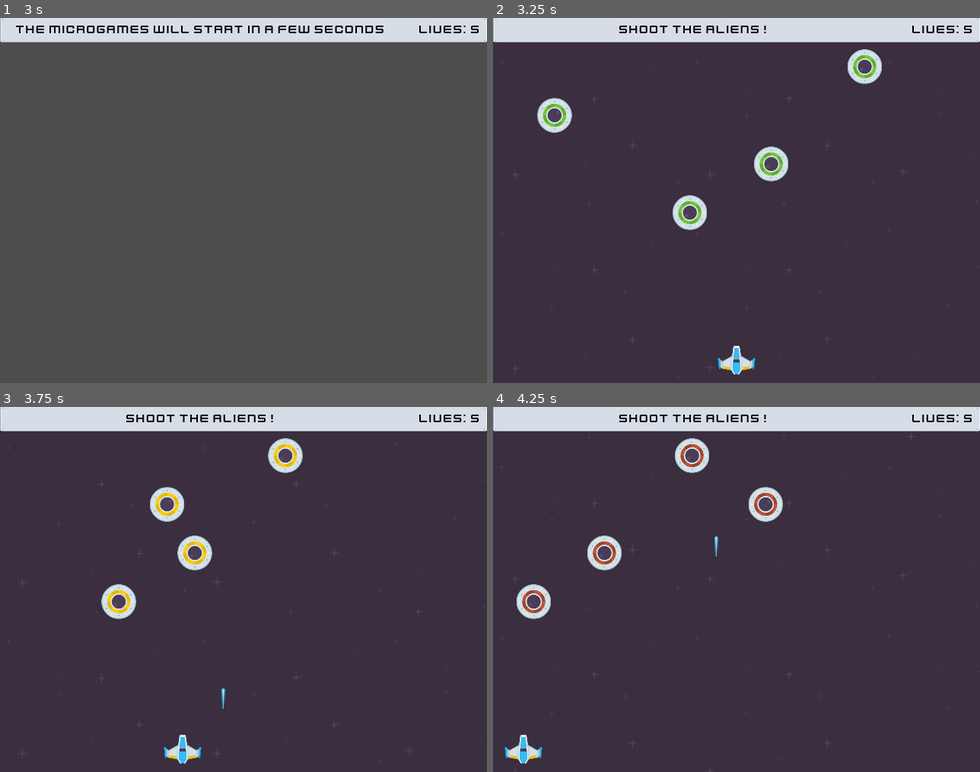
Above: before the commit, frames 1-4 (two rows, left to right).
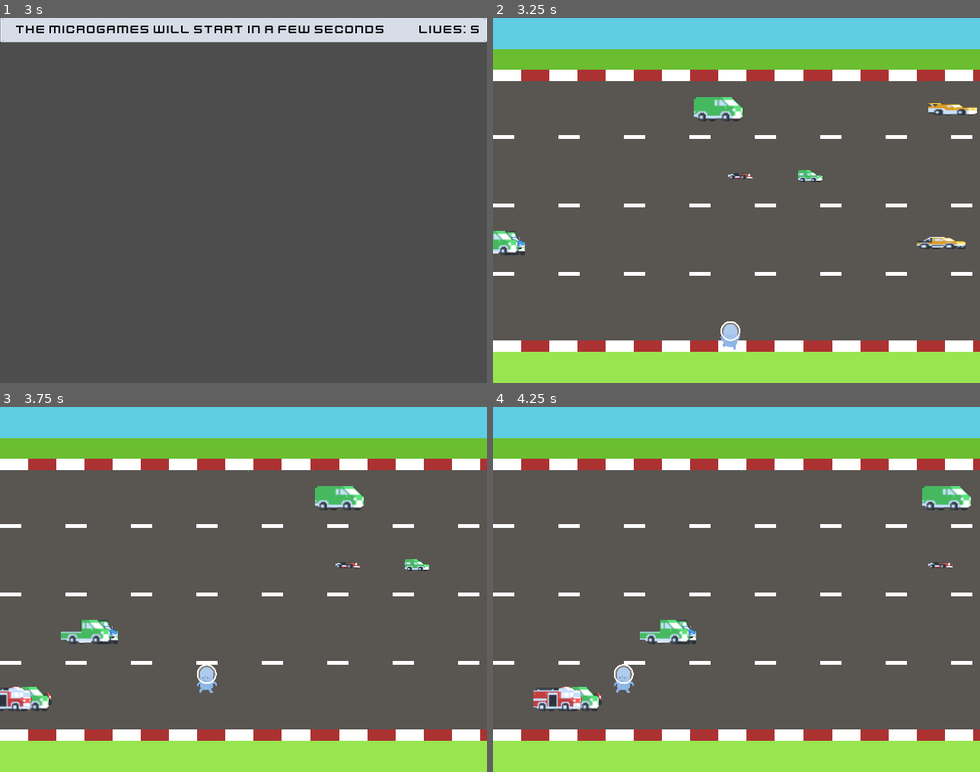
Above: after the commit, the same moments.

Repository: adelagon/godot-microgames-jam
Game: Godot game, scene res://main/main.tscn
Two runs of this game, one before a commit and one after it. Both use one fixed random seed, a clock stepped at 60 frames per second and the inputs below.
Inputs:
- Up to frame 1 (3 s): tap Enter at 0.5, 2 s; hold D (move_right) 0.53-1.28 s; tap Space (button0) at 0.6, 1.25, 1.35, 2.1, 2.75, 2.85 s; hold S (move_down) 1.28-2.03 s; hold D (move_right) 2.03-2.78 s; hold W (move_up) from 2.78 s (still down)
- Up to frame 2 (3.25 s): keep holding W (move_up)
- Up to frame 3 (3.75 s): release W (move_up) at 3.53 s; hold A (move_left) from 3.53 s (still down); tap Space (button0) at 3.6 s
- Up to frame 4 (4.25 s): keep holding A (move_left)

Frame 1 is identical in both runs. In frame 2, 100% of the frame differs, in the area x 0-100%, y 0-100%; in frame 3, 100%; in frame 4, 100%.

Commit message:
Cross the road feature complete
- Finished Game 2 "Cross the road"
- Implement GameOver timers, Win/Loss SFX
- There is now two types of games: timed/non-timed

Diff:
--- /dev/null
+++ b/games/cross_the_road/scenes/Game/game.gd
@@ -0,0 +1,44 @@
+extends Node
+
+signal game_finished
+
+const directions = "Cross the road!"
+const timed = false
+
+var player_won = false
+var game_ended = false
+
+
+func new_game():
+	$Highway.connect("player_crossed", _on_player_crossed)
+	$Player.position = $StartPosition.position
+	$Player.connect("player_hit", _on_player_hit)
+
+
+func game_over():
+	if not player_won:
+		if not game_ended:
+			$LostSFX.play()
+	else:
+		player_won = true
+		$WonSFX.play()
+	if not game_ended:
+		game_finished.emit(self.get_instance_id())
+		game_ended = true
+
+
+func _ready():
+	new_game()
+
+
+func _process(delta):
+	pass
+
+
+func _on_player_crossed():
+	player_won = true
+	game_over()
+
+
+func _on_player_hit():
+	game_over()
--- /dev/null
+++ b/games/cross_the_road/scenes/Game/game.tscn
@@ -0,0 +1,23 @@
+[gd_scene load_steps=6 format=3 uid="uid://cgwl1mor2x436"]
+
+[ext_resource type="PackedScene" uid="uid://mypvp50b6qd1" path="res://games/cross_the_road/scenes/Highway/highway.tscn" id="1_21tu0"]
+[ext_resource type="Script" path="res://games/cross_the_road/scenes/Game/game.gd" id="1_ojd31"]
+[ext_resource type="PackedScene" uid="uid://hkl8rj8xt3ng" path="res://games/cross_the_road/scenes/Player/player.tscn" id="3_mfc2j"]
+[ext_resource type="AudioStream" uid="uid://wlvwocgkwpig" path="res://games/cross_the_road/assets/sounds/lost.ogg" id="4_vo273"]
+[ext_resource type="AudioStream" uid="uid://cm6gq7l5lhu51" path="res://games/cross_the_road/assets/sounds/won.ogg" id="5_ifulc"]
+
+[node name="Game" type="Node"]
+script = ExtResource("1_ojd31")
+
+[node name="Highway" parent="." instance=ExtResource("1_21tu0")]
+
+[node name="Player" parent="." instance=ExtResource("3_mfc2j")]
+
+[node name="StartPosition" type="Marker2D" parent="."]
+position = Vector2(312, 464)
+
+[node name="LostSFX" type="AudioStreamPlayer2D" parent="."]
+stream = ExtResource("4_vo273")
+
+[node name="WonSFX" type="AudioStreamPlayer2D" parent="."]
+stream = ExtResource("5_ifulc")
--- /dev/null
+++ b/games/cross_the_road/scenes/Highway/highway.gd
@@ -0,0 +1,72 @@
+extends TextureRect
+
+@export var vehicle_scene: PackedScene
+var vehicle_speed = 150
+var max_vehicles_on_screen = 10
+var vehicle_textures = []
+var vehicles = []
+
+var rng = RandomNumberGenerator.new()
+
+signal player_crossed
+
+
+func load_vehicle_textures() -> void:
+	for file_name in DirAccess.get_files_at("res://games/cross_the_road/assets/sprites/vehicles/"):
+		if file_name.get_extension() == "import":
+			var fn = file_name.replace(".import", "")
+			var image = Image.load_from_file("res://games/cross_the_road/assets/sprites/vehicles/" + fn)
+			image.resize_to_po2()
+			vehicle_textures.append(ImageTexture.create_from_image(image))
+
+
+func create_vehicle(path: Path2D, randomize_progress: bool = false):
+	var vehicle = vehicle_scene.instantiate()
+	if path.name == "Path1":
+		vehicle.speed = vehicle_speed * 2.0
+	elif path.name == "Path2":
+		vehicle.speed = vehicle_speed * 1.75
+	elif path.name == "Path3":
+		vehicle.speed = vehicle_speed * 1.50
+	else:
+		vehicle.speed = vehicle_speed
+	vehicle.texture = vehicle_textures.pick_random()
+	vehicle.randomize_progress = randomize_progress
+	var path_follow = PathFollow2D.new()
+	path.add_child(path_follow)
+	path_follow.add_child(vehicle)
+	vehicle.path_follow = path_follow
+	vehicle.connect("vehicle_passed", _on_vehicle_passed)
+	return vehicle
+
+
+func get_random_path() -> Path2D:
+	return self.get_children().filter(func(n):
+		return n is Path2D).pick_random()
+
+
+func fill_highway(initial: bool = false) -> void:
+	var num_vehicles_needed = max_vehicles_on_screen - len(vehicles)
+	for n in range(num_vehicles_needed):
+		var path = get_random_path()
+		var vehicle = create_vehicle(path, initial)
+		vehicles.append(vehicle)
+
+
+func _ready():
+	load_vehicle_textures()
+	fill_highway(true)
+
+
+func _on_vehicle_passed(vehicle: Area2D):
+	vehicle.get_parent().queue_free()
+	vehicles.erase(vehicle)
+
+
+# Called every frame. 'delta' is the elapsed time since the previous frame.
+func _process(delta):
+	fill_highway()
+
+
+func _on_finish_line_area_entered(area):
+	player_crossed.emit()
--- /dev/null
+++ b/games/cross_the_road/scenes/Highway/highway.tscn
@@ -0,0 +1,64 @@
+[gd_scene load_steps=10 format=3 uid="uid://mypvp50b6qd1"]
+
+[ext_resource type="Texture2D" uid="uid://b5l5qp0xbo5s6" path="res://games/cross_the_road/assets/sprites/Highway.png" id="1_w0keg"]
+[ext_resource type="Script" path="res://games/cross_the_road/scenes/Highway/highway.gd" id="2_kn3hd"]
+[ext_resource type="PackedScene" uid="uid://dr86iwwrpd80c" path="res://games/cross_the_road/scenes/Vehicles/vehicle.tscn" id="3_g1qof"]
+[ext_resource type="AudioStream" uid="uid://bxa63jggmdy77" path="res://games/cross_the_road/assets/sounds/traffic.wav" id="4_5eicw"]
+
+[sub_resource type="Curve2D" id="Curve2D_gakok"]
+_data = {
+"points": PackedVector2Array(0, 0, 0, 0, 0, 120, 0, 0, 0, 0, 672, 120)
+}
+point_count = 2
+
+[sub_resource type="Curve2D" id="Curve2D_8652g"]
+_data = {
+"points": PackedVector2Array(0, 0, 0, 0, 0, 208, 0, 0, 0, 0, 672, 208)
+}
+point_count = 2
+
+[sub_resource type="Curve2D" id="Curve2D_mmut6"]
+_data = {
+"points": PackedVector2Array(0, 0, 0, 0, 0, 296, 0, 0, 0, 0, 672, 296)
+}
+point_count = 2
+
+[sub_resource type="Curve2D" id="Curve2D_yenoa"]
+_data = {
+"points": PackedVector2Array(0, 0, 0, 0, 0, 384, 0, 0, 0, 0, 672, 384)
+}
+point_count = 2
+
+[sub_resource type="RectangleShape2D" id="RectangleShape2D_b6mf5"]
+size = Vector2(642, 32)
+
+[node name="Highway" type="TextureRect" groups=["paths"]]
+offset_right = 40.0
+offset_bottom = 40.0
+texture = ExtResource("1_w0keg")
+script = ExtResource("2_kn3hd")
+vehicle_scene = ExtResource("3_g1qof")
+
+[node name="Path1" type="Path2D" parent="."]
+curve = SubResource("Curve2D_gakok")
+
+[node name="Path2" type="Path2D" parent="."]
+curve = SubResource("Curve2D_8652g")
+
+[node name="Path3" type="Path2D" parent="."]
+curve = SubResource("Curve2D_mmut6")
+
+[node name="Path4" type="Path2D" parent="."]
+curve = SubResource("Curve2D_yenoa")
+
+[node name="TrafficSFX" type="AudioStreamPlayer" parent="."]
+stream = ExtResource("4_5eicw")
+autoplay = true
+
+[node name="FinishLine" type="Area2D" parent="."]
+
+[node name="CollisionShape2D" type="CollisionShape2D" parent="FinishLine"]
+position = Vector2(320, 24)
+shape = SubResource("RectangleShape2D_b6mf5")
+
+[connection signal="area_entered" from="FinishLine" to="." method="_on_finish_line_area_entered"]
--- /dev/null
+++ b/games/cross_the_road/scenes/Player/player.gd
@@ -0,0 +1,55 @@
+extends Area2D
+
+var speed = 200
+var screen_size
+
+var rng = RandomNumberGenerator.new()
+
+var stopped = false
+signal player_hit
+
+
+func _ready():
+	screen_size = get_viewport_rect().size
+	$AnimatedSprite2D.play("start")
+	$FootstepTimer.start(0.2)
+
+
+func _process(delta):
+	var velocity = Vector2.ZERO
+	if Input.is_action_pressed("move_right") and not stopped:
+		velocity.x += 1
+		$AnimatedSprite2D.flip_h = false
+		$AnimatedSprite2D.play("walk_horizontal")
+	if Input.is_action_pressed("move_left") and not stopped:
+		velocity.x -= 1
+		$AnimatedSprite2D.flip_h = true
+		$AnimatedSprite2D.play("walk_horizontal")
+	if Input.is_action_pressed("move_down") and not stopped:
+		velocity.y += 1
+		$AnimatedSprite2D.play("walk_vertical")
+	if Input.is_action_pressed("move_up") and not stopped:
+		velocity.y -= 1
+		$AnimatedSprite2D.play("walk_vertical")
+
+	if velocity.length() > 0:
+		velocity = velocity.normalized() * speed
+		if $FootstepTimer.is_stopped():
+			$FootstepSFX.pitch_scale = rng.randf_range(0.8, 1.2)
+			$FootstepSFX.play()
+			$FootstepTimer.start(0.2)
+	else:
+		$AnimatedSprite2D.stop()
+
+	# Clamp within the screen
+	position += velocity * delta
+	position = position.clamp(Vector2.ZERO, screen_size)
+
+
+func _on_area_entered(area):
+	if area.name == "Vehicle":
+		$AnimatedSprite2D.play("hit")
+		$SplatSFX.play()
+		player_hit.emit()
+
+	stopped = true
--- /dev/null
+++ b/games/cross_the_road/scenes/Player/player.tscn
@@ -0,0 +1,79 @@
+[gd_scene load_steps=12 format=3 uid="uid://hkl8rj8xt3ng"]
+
+[ext_resource type="Script" path="res://games/cross_the_road/scenes/Player/player.gd" id="1_5oej6"]
+[ext_resource type="Texture2D" uid="uid://bleph3dd73r37" path="res://games/cross_the_road/assets/sprites/player_hit.png" id="2_ei21p"]
+[ext_resource type="Texture2D" uid="uid://bob3s6ltrs3ra" path="res://games/cross_the_road/assets/sprites/player_front.png" id="3_vu1qj"]
+[ext_resource type="Texture2D" uid="uid://d2qttnjvb1sx2" path="res://games/cross_the_road/assets/sprites/player_walk_x_1.png" id="4_ifwnx"]
+[ext_resource type="Texture2D" uid="uid://duyh7adddia0f" path="res://games/cross_the_road/assets/sprites/player_walk_x_2.png" id="5_7s5og"]
+[ext_resource type="Texture2D" uid="uid://bma2obbero3ra" path="res://games/cross_the_road/assets/sprites/player_walk_y_1.png" id="6_rmx5r"]
+[ext_resource type="Texture2D" uid="uid://d080vpu1yeb2" path="res://games/cross_the_road/assets/sprites/player_walk_y_2.png" id="7_3mfhm"]
+[ext_resource type="AudioStream" uid="uid://8560eeavt1e8" path="res://games/cross_the_road/assets/sounds/footstep.ogg" id="8_ib4c5"]
+[ext_resource type="AudioStream" uid="uid://b1fut4cdyl0ft" path="res://games/cross_the_road/assets/sounds/splat.wav" id="9_7iwf5"]
+
+[sub_resource type="SpriteFrames" id="SpriteFrames_htc4r"]
+animations = [{
+"frames": [{
+"duration": 1.0,
+"texture": ExtResource("2_ei21p")
+}],
+"loop": true,
+"name": &"hit",
+"speed": 5.0
+}, {
+"frames": [{
+"duration": 1.0,
+"texture": ExtResource("3_vu1qj")
+}],
+"loop": true,
+"name": &"start",
+"speed": 5.0
+}, {
+"frames": [{
+"duration": 1.0,
+"texture": ExtResource("4_ifwnx")
+}, {
+"duration": 1.0,
+"texture": ExtResource("5_7s5og")
+}],
+"loop": true,
+"name": &"walk_horizontal",
+"speed": 24.0
+}, {
+"frames": [{
+"duration": 1.0,
+"texture": ExtResource("6_rmx5r")
+}, {
+"duration": 1.0,
+"texture": ExtResource("7_3mfhm")
+}],
+"loop": true,
+"name": &"walk_vertical",
+"speed": 24.0
+}]
+
+[sub_resource type="CapsuleShape2D" id="CapsuleShape2D_ejhks"]
+radius = 8.0
+height = 32.0
+
+[node name="Player" type="Area2D"]
+script = ExtResource("1_5oej6")
+
+[node name="AnimatedSprite2D" type="AnimatedSprite2D" parent="."]
+scale = Vector2(0.2, 0.2)
+sprite_frames = SubResource("SpriteFrames_htc4r")
+animation = &"hit"
+
+[node name="CollisionShape2D" type="CollisionShape2D" parent="."]
+shape = SubResource("CapsuleShape2D_ejhks")
+
+[node name="FootstepSFX" type="AudioStreamPlayer2D" parent="."]
+stream = ExtResource("8_ib4c5")
+
+[node name="FootstepTimer" type="Timer" parent="."]
+wait_time = 0.2
+one_shot = true
+
+[node name="SplatSFX" type="AudioStreamPlayer2D" parent="."]
+stream = ExtResource("9_7iwf5")
+
+[connection signal="area_entered" from="." to="." method="_on_area_entered"]
--- /dev/null
+++ b/games/cross_the_road/scenes/Vehicles/vehicle.gd
@@ -0,0 +1,57 @@
+extends Area2D
+
+var path_follow
+var texture
+var initialized = false
+var randomize_progress = false
+var speed = 200
+
+var rng = RandomNumberGenerator.new()
+
+signal vehicle_passed
+
+
+func set_texture_with_collision(texture: ImageTexture) -> void:
+	$Sprite.texture = texture
+	var image = texture.get_image()
+	var bitmap = BitMap.new()
+	bitmap.create_from_image_alpha(image)
+	var polys = bitmap.opaque_to_polygons(Rect2(Vector2.ZERO, image.get_size()), 0.0)
+	for poly in polys:
+		var collision_polygon = CollisionPolygon2D.new()
+		collision_polygon.polygon = poly
+		add_child(collision_polygon)
+		collision_polygon.position -= $Sprite.texture.get_size() / 2
+
+
+func _ready():
+	pass
+
+
+func _process(delta):
+	# Due to lack of good constructor pattern in GDScript, we need to first check
+	# if path_follow & texture has been assigned by the parent node. If not set,
+	# we wait for the next _process
+	if texture == null:
+		return
+	else:
+		if not $Sprite.texture:
+			set_texture_with_collision(texture)
+			return
+
+	if path_follow == null:
+		return
+
+
+	if path_follow and texture and not initialized:
+		initialized = true
+		path_follow.loop = false
+		if randomize_progress:
+			path_follow.progress_ratio = rng.randf_range(0.0, 1.0)
+
+	# Emit once path has been completed
+	if path_follow.progress_ratio == 1:
+		vehicle_passed.emit(self)
+
+	# Proceed with the path
+	path_follow.progress += speed * delta
--- /dev/null
+++ b/games/cross_the_road/scenes/Vehicles/vehicle.tscn
@@ -0,0 +1,8 @@
+[gd_scene load_steps=2 format=3 uid="uid://dr86iwwrpd80c"]
+
+[ext_resource type="Script" path="res://games/cross_the_road/scenes/Vehicles/vehicle.gd" id="1_u7xs8"]
+
+[node name="Vehicle" type="Area2D"]
+script = ExtResource("1_u7xs8")
+
+[node name="Sprite" type="Sprite2D" parent="."]
--- a/games/shoot_the_aliens/scenes/Game/game.gd
+++ b/games/shoot_the_aliens/scenes/Game/game.gd
@@ -13,20 +13,38 @@
 signal game_finished
 
 const directions = "Shoot the Aliens!"
+const timed = true
+
+var player_won = false
+var end_game = false
+var game_ended = false
 
 func _ready() -> void:
 	new_game()
 
 
-func _on_ufo_hit(instance_id: int):
+func _process(delta) -> void:
+	if end_game:
+		player_won = false
+		game_over()
+
+
+func _on_ufo_hit(instance_id: int) -> void:
 	ufos.erase(instance_id)
 	if not ufos:
+		player_won = true
 		game_over()
 
 
 func game_over() -> void:
-	print("Game Over: ", self.get_instance_id())
-	game_finished.emit(self.get_instance_id())
+	if not game_ended:
+		game_ended = true
+		$Player.disable_movement = true
+		if player_won:
+			$WonSFX.play()
+			game_finished.emit(self.get_instance_id())
+		else:
+			$LostSFX.play()
 
 
 func create_ufo(iter: int) -> Path2D:
--- a/games/shoot_the_aliens/scenes/Game/game.tscn
+++ b/games/shoot_the_aliens/scenes/Game/game.tscn
@@ -1,10 +1,12 @@
-[gd_scene load_steps=6 format=3 uid="uid://cwwf18aujgkkq"]
+[gd_scene load_steps=8 format=3 uid="uid://cwwf18aujgkkq"]
 
 [ext_resource type="Script" path="res://games/shoot_the_aliens/scenes/Game/game.gd" id="1_24vav"]
 [ext_resource type="PackedScene" uid="uid://de6ee86vdnl7w" path="res://games/shoot_the_aliens/scenes/UFO/ufo.tscn" id="2_6j6y6"]
 [ext_resource type="PackedScene" uid="uid://dwmmds663c0ba" path="res://games/shoot_the_aliens/scenes/Player/player.tscn" id="2_k6ybg"]
 [ext_resource type="PackedScene" uid="uid://btxxksohhn4i3" path="res://games/shoot_the_aliens/scenes/Background/parallax_background.tscn" id="3_xv545"]
 [ext_resource type="AudioStream" uid="uid://coojc15w1x8ur" path="res://games/shoot_the_aliens/assets/sounds/sfx_ambient.ogg" id="5_nmx28"]
+[ext_resource type="AudioStream" uid="uid://de4b2dsu5ql6w" path="res://games/shoot_the_aliens/assets/sounds/sfx_won.ogg" id="6_lsroy"]
+[ext_resource type="AudioStream" uid="uid://ykkgojdnummg" path="res://games/shoot_the_aliens/assets/sounds/sfx_lost.ogg" id="7_bxwys"]
 
 [node name="Game" type="Node"]
 script = ExtResource("1_24vav")
@@ -20,3 +22,9 @@
 
 [node name="AmbientSFX" type="AudioStreamPlayer2D" parent="."]
 stream = ExtResource("5_nmx28")
+
+[node name="WonSFX" type="AudioStreamPlayer2D" parent="."]
+stream = ExtResource("6_lsroy")
+
+[node name="LostSFX" type="AudioStreamPlayer" parent="."]
+stream = ExtResource("7_bxwys")
--- a/games/shoot_the_aliens/scenes/Laser/laser.gd
+++ b/games/shoot_the_aliens/scenes/Laser/laser.gd
@@ -1,5 +1,5 @@
 extends Area2D
-class_name Laser
+#class_name Laser
 
 var speed = 400
 
--- a/games/shoot_the_aliens/scenes/Player/player.gd
+++ b/games/shoot_the_aliens/scenes/Player/player.gd
@@ -5,6 +5,7 @@
 @export var laser_scene: PackedScene
 
 var screen_size
+var disable_movement = false
 
 
 func shoot_laser_v1(position):
@@ -52,6 +53,8 @@
 
 
 func _process(delta) -> void:
+	if disable_movement:
+		return
 	var velocity = Vector2.ZERO
 	if Input.is_action_pressed("move_right"):
 		velocity.x += 1
--- a/main/main.gd
+++ b/main/main.gd
@@ -1,6 +1,7 @@
 extends Node
 
 @export var shoot_the_aliens: PackedScene
+@export var cross_the_road: PackedScene
 
 var micro_games = []
 var current_micro_game
@@ -9,6 +10,7 @@
 func _ready():
 	# Collate all available micro games
 	micro_games.append(shoot_the_aliens)
+	micro_games.append(cross_the_road)
 	$HUD.set_message("The Microgames will start in a few seconds")
 	$HUD.set_lives(player_lives)
 	$StartGameTimer.start()
@@ -26,31 +28,49 @@
 	current_micro_game.connect("game_finished", self._on_micro_game_finished)
 	$HUD.set_message(current_micro_game.directions)
 	add_child(current_micro_game)
-	$MicroGameTimer.start()
+	if current_micro_game.timed:
+		$MicroGameTimer.start()
 
 
-# Triggers when player successfully finishes the game before microgame timer
-func _on_micro_game_finished(instance_id: int):
-	print("microgame finished")
-	current_micro_game.queue_free()
+func player_won():
 	$HUD.set_message("SUCCESS! Get ready for the next game!")
-	$StartGameTimer.start()
-	$MicroGameTimer.stop()
 
-# Trigger when player failed to finish the game before microgame timer
-func _on_micro_game_timer_timeout():
-	$MicroGameTimer.stop()
-	current_micro_game.queue_free()
+
+func player_lost():
+	player_lives -= 1
+	$HUD.set_message("FAILED! Get ready for the next game!")
+	$HUD.set_lives(player_lives)
 
 	if player_lives == 0:
 		game_over()
-		return
 
-	player_lives -= 1
-	$HUD.set_message("FAILED! Get ready for the next game!")
-	$HUD.set_lives(player_lives)
+
+# Triggered when microgame finishes
+func _on_micro_game_finished(instance_id: int):
+	if current_micro_game.player_won:
+		player_won()
+	else:
+		player_lost()
+	$MicroGameTimer.stop()
+	$MicroGameTransitionTimer.start()
+
+
+# Triggered when player failed to finish a timed game
+func _on_micro_game_timer_timeout():
+	current_micro_game.end_game = true
+	player_lost()
+	$MicroGameTimer.stop()
+	$MicroGameTransitionTimer.start()
+
+
+func _on_micro_game_transition_timer_timeout():
+	current_micro_game.queue_free()
+	$MicroGameTransitionTimer.stop()
 	$StartGameTimer.start()
 
 
 func game_over():
 	$HUD.set_message("GAME OVER!")
+	$MicroGameTransitionTimer.stop()
+	$MicroGameTimer.stop()
+	$StartGameTimer.stop()
--- a/main/main.tscn
+++ b/main/main.tscn
@@ -1,12 +1,14 @@
-[gd_scene load_steps=4 format=3 uid="uid://bx4v1g1dd80c"]
+[gd_scene load_steps=5 format=3 uid="uid://bx4v1g1dd80c"]
 
 [ext_resource type="Script" path="res://main/main.gd" id="1_68gmr"]
 [ext_resource type="PackedScene" uid="uid://cwwf18aujgkkq" path="res://games/shoot_the_aliens/scenes/Game/game.tscn" id="1_vyh18"]
 [ext_resource type="PackedScene" uid="uid://sdaasaqqba8c" path="res://main/HUD/hud.tscn" id="2_c47sq"]
+[ext_resource type="PackedScene" uid="uid://cgwl1mor2x436" path="res://games/cross_the_road/scenes/Game/game.tscn" id="3_psper"]
 
 [node name="Main" type="Node"]
 script = ExtResource("1_68gmr")
 shoot_the_aliens = ExtResource("1_vyh18")
+cross_the_road = ExtResource("3_psper")
 
 [node name="HUD" parent="." instance=ExtResource("2_c47sq")]
 
@@ -16,5 +18,9 @@
 [node name="MicroGameTimer" type="Timer" parent="."]
 wait_time = 5.0
 
+[node name="MicroGameTransitionTimer" type="Timer" parent="."]
+wait_time = 2.0
+
 [connection signal="timeout" from="StartGameTimer" to="." method="_on_start_game_timer_timeout"]
 [connection signal="timeout" from="MicroGameTimer" to="." method="_on_micro_game_timer_timeout"]
+[connection signal="timeout" from="MicroGameTransitionTimer" to="." method="_on_micro_game_transition_timer_timeout"]
Not shown, added: games/cross_the_road/assets/sounds/footstep.ogg.import
Not shown, added: games/cross_the_road/assets/sounds/lost.ogg.import
Not shown, added: games/cross_the_road/assets/sounds/splat.wav.import
Not shown, added: games/cross_the_road/assets/sounds/traffic.wav.import
Not shown, added: games/cross_the_road/assets/sounds/won.ogg.import
Binary file added: games/cross_the_road/assets/sprites/Highway.png
Not shown, added: games/cross_the_road/assets/sprites/Highway.png.import
Binary file added: games/cross_the_road/assets/sprites/player_front.png
Not shown, added: games/cross_the_road/assets/sprites/player_front.png.import
Binary file added: games/cross_the_road/assets/sprites/player_hit.png
Not shown, added: games/cross_the_road/assets/sprites/player_hit.png.import
Binary file added: games/cross_the_road/assets/sprites/player_walk_x_1.png
(and 116 more such lines)
